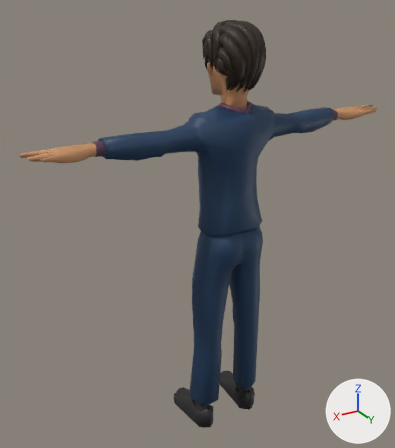
Two versions of the glTF model js/models/avatars/club-crowd-vm4.glb, one commit apart.
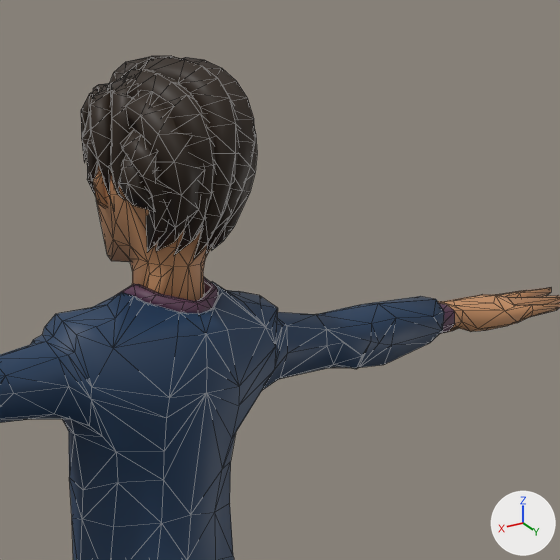
Old and new are each drawn whole from a 50 mm camera at (1.235, 1.739, 1.963) aimed at (0.08, -0.186, 1.001) and again close up on the part from 44% to 95% of the width and 0% to 45% of the height. Lighting does not change. The marker at lower right points along +X, +Y and +Z. The older version's two pictures come first. The close-ups show mesh edges as thin lines. Vertices at exactly the same position are counted once.

Script lines for the objects in view, before the commit:
```python
me_suit_body = bpy.data.meshes.new('Suit_Body')
me_suit_body.from_pydata(...)  # 1754 vertices, 3316 faces; spans x -0.84..0.84, y -0.29..0.08, z 0.0..1.86
me_suit_body.materials.append(mat_crowd)
ob_suit_body = bpy.data.objects.new('Suit_Body', me_suit_body)
ob_suit_body.location = (0.0, 0.0, 0.0)
```
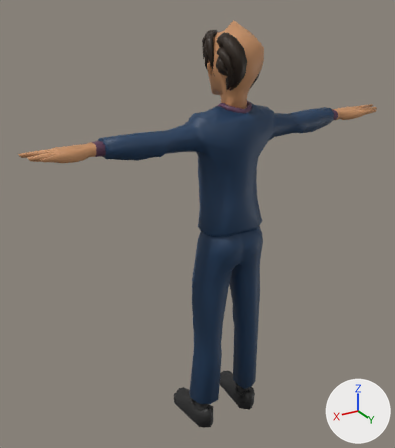
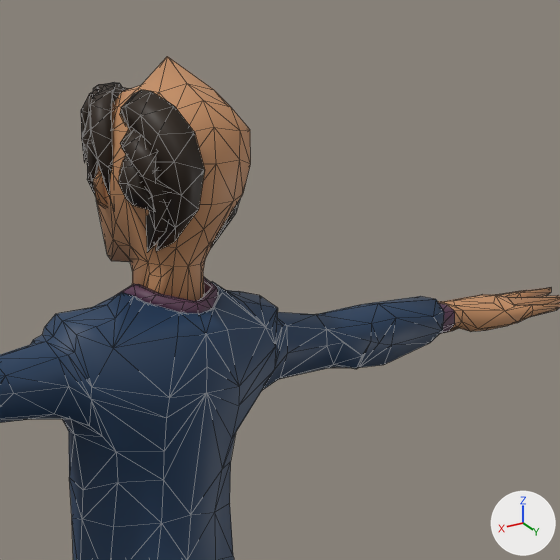
What differs and where, as boxes [x1, y1, x2, y2] in the close-ups (560 x 560 px):
part 1 of me_suit_body, deleted: before [122, 69, 216, 255]
part 2 of me_suit_body, deleted: before [181, 57, 255, 256]
part 3 of me_suit_body, cut back: before [104, 56, 257, 260]; after [104, 56, 214, 97]

Edits to the bpy script that builds the scene:
```text
Change me_suit_body:
    used by ob_suit_body; location = (0.0, 0.0, 0.0)
    remove me_suit_body.from_pydata(...)  # 1754 vertices, 3316 faces; spans x -0.84..0.84, y -0.29..0.08, z 0.0..1.86
    add me_suit_body.from_pydata(...)  # 1475 vertices, 2800 faces; spans x -0.84..0.84, y -0.29..0.07, z 0.0..1.86
    me_suit_body part 1: the loose piece of 52 vertices spanning x -0.01..0.08, y -0.1..0.08, z 1.6..1.84 is deleted
    me_suit_body part 2: the loose piece of 46 vertices spanning x -0.08..0.01, y -0.12..0.07, z 1.6..1.85 is deleted
    me_suit_body part 3
    181 vertices are removed from x -0.12..0.1, y -0.16..0.08, z 1.59..1.86
    370 faces are deleted
    3 vertices move from x -0.06..0.06, y -0.1..-0.06, z 1.79..1.83 to x -0.06..0.06, y -0.1..-0.06, z 1.79..1.86
    38 new faces join them
```
